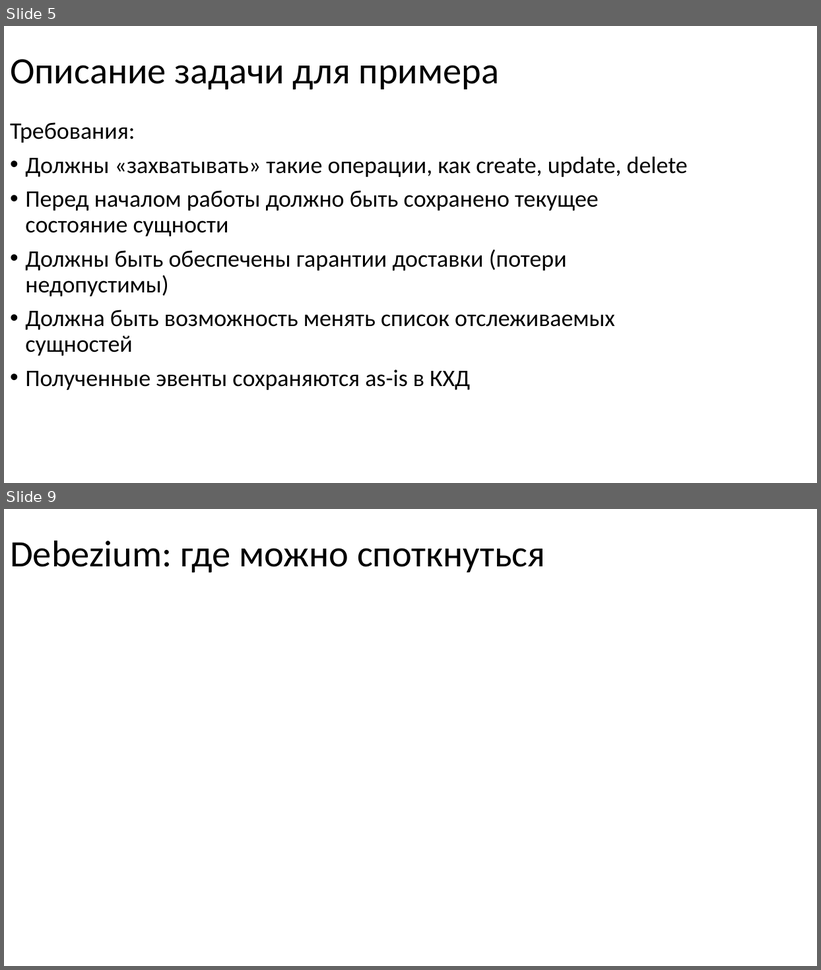
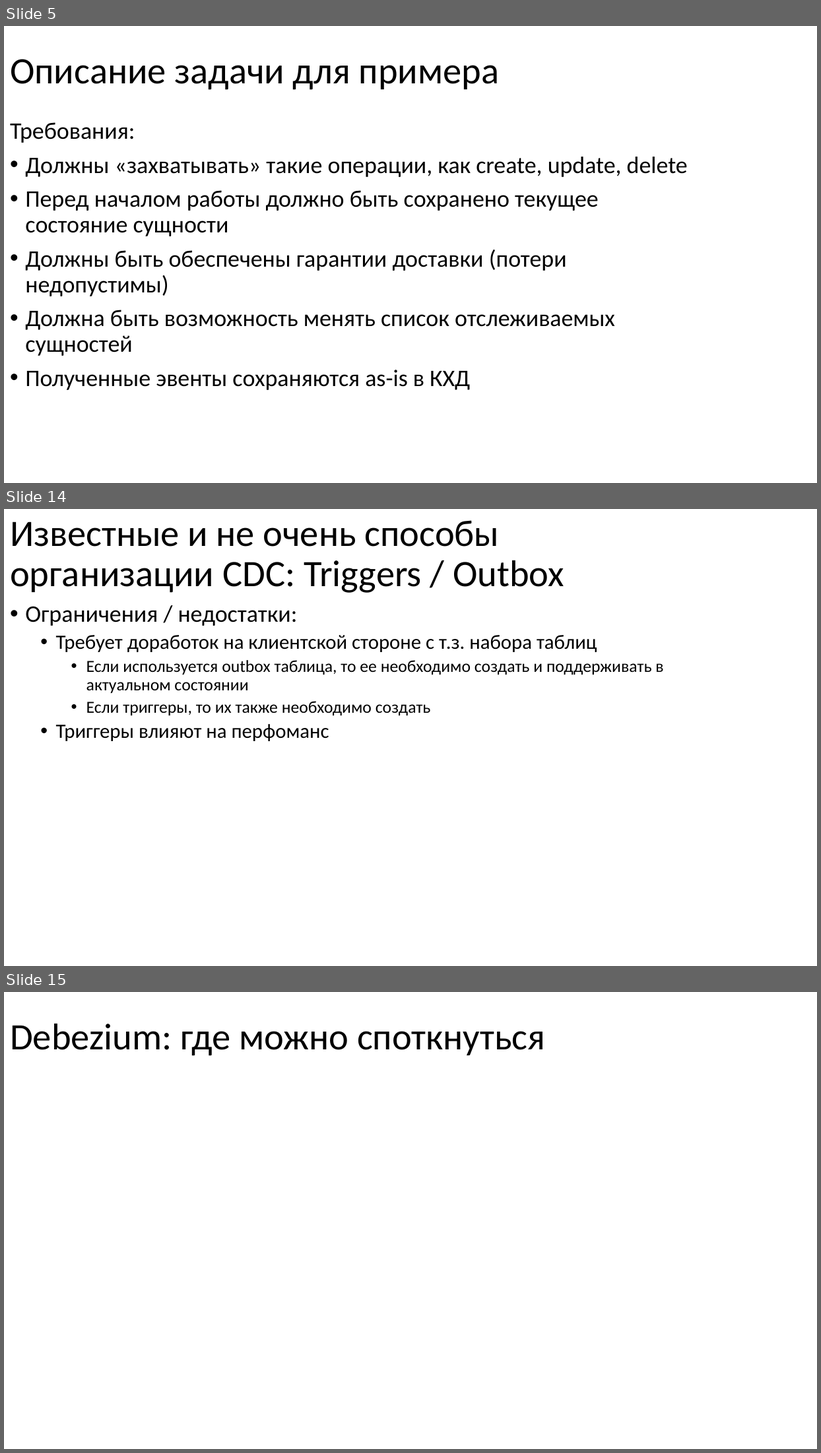
Before and after one commit to nryanov/presentations, a slide deck: smartdata/cdc-via-debezium/debezium-smartdata2025.pptx. Shown one above the other, each under a label of ours: slides 5 and 9 before the commit, slides 5, 14 and 15 after it; the slides between them are not shown. The pictures are 821x970 and 821x1453 pixels, drawn with LibreOffice and Linux fonts; fonts in the diff are those of the drawing. Boxes give left, top, right and bottom in pixels: in the first picture for what was removed or moved away, otherwise in the second. Text is boxed around its words. In the diff, an @@ line names an element or a change of style, - is before the commit and + after.

```diff
--- a/smartdata/cdc-via-debezium/debezium-smartdata2025.pptx
+++ b/smartdata/cdc-via-debezium/debezium-smartdata2025.pptx
@@ slide 14 added at (4, 509, 817, 966), background #FFFFFF @@
@@ title added at (10, 520, 564, 593), 44 pt, text #000000 @@
+Известные и не очень способы организации CDC: Triggers / Outbox
@@ text added at (25, 606, 663, 741), 20 pt, text #000000 @@
+• Ограничения / недостатки:
+  • Требует доработок на клиентской стороне с т.з. набора таблиц
+    • Если используется outbox таблица, то ее необходимо создать и поддерживать в актуальном состоянии
+    • Если триггеры, то их также необходимо создать
+  • Триггеры влияют на перфоманс
@@ what was slide 9 is now slide 15 @@
```
Also in this commit, not shown: 4 slides changed, 6 other slides added.
